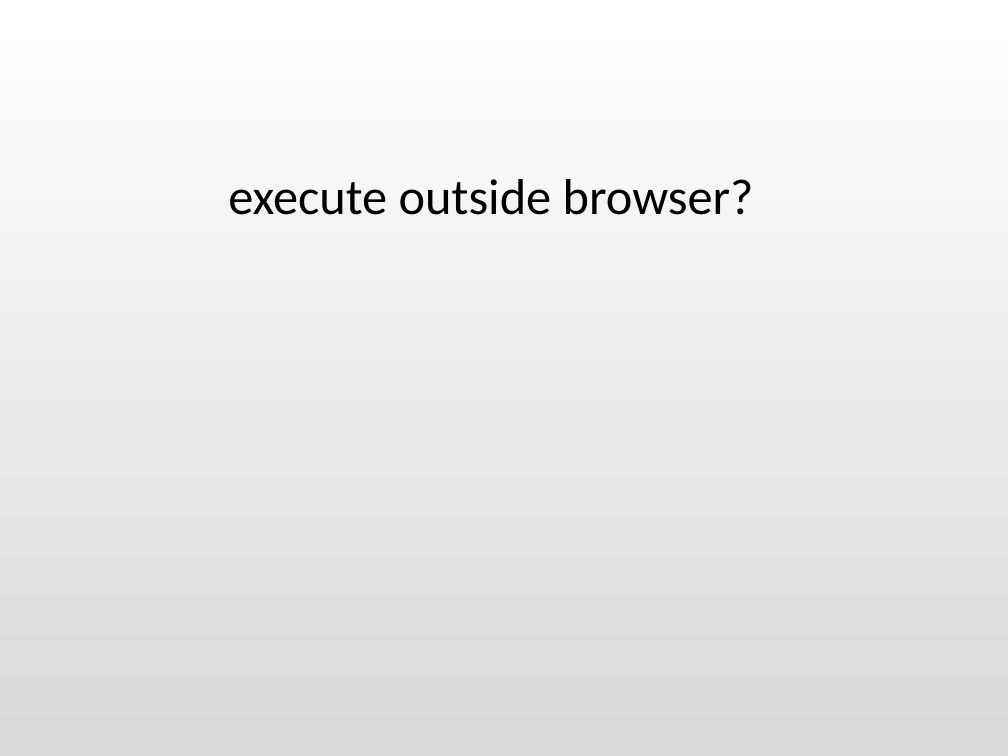
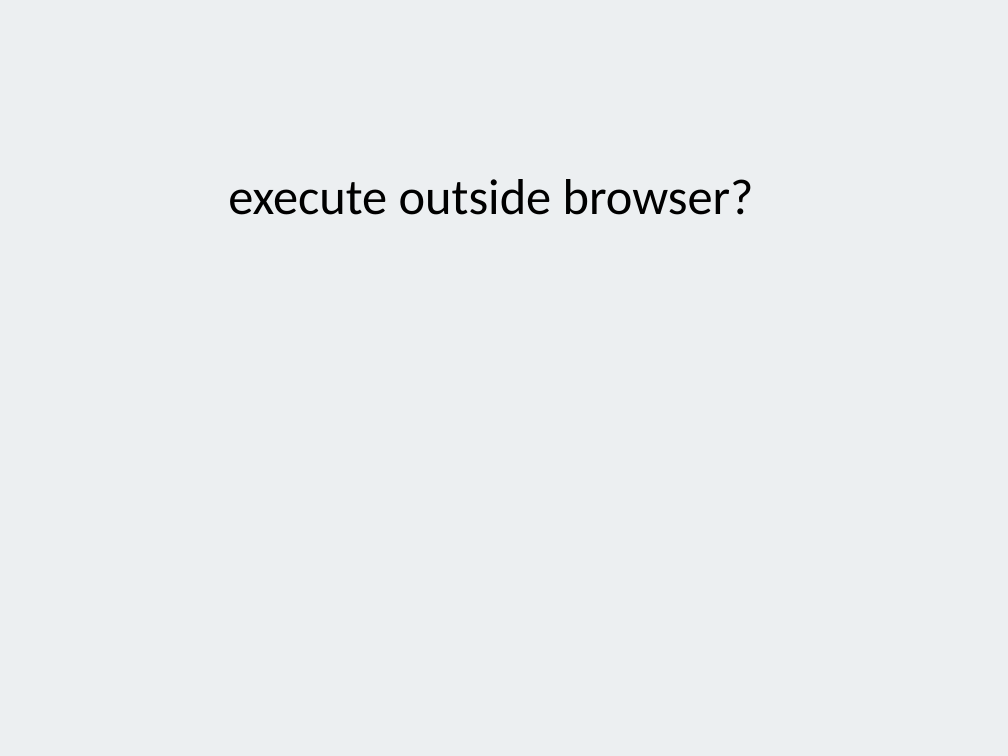
Before and after one commit to alexeymatveevp/angularjs-course, a slide deck: slide 3 of docs/00_jsbasics.pptx. Drawn at 1008x756 pixels with LibreOffice and Linux fonts; fonts in the diff are those of the drawing. Boxes give left, top, right and bottom in pixels: in the first picture for what was removed or moved away, otherwise in the second. Text is boxed around its words. In the diff, an @@ line names an element or a change of style, - is before the commit and + after.

```diff
--- a/docs/00_jsbasics.pptx
+++ b/docs/00_jsbasics.pptx
@@ background gradient #FFFFFF to #D9D9D9 to #ECEFF1 @@
```
Also in this commit, not shown: 17 other slides changed, 1 other file.
